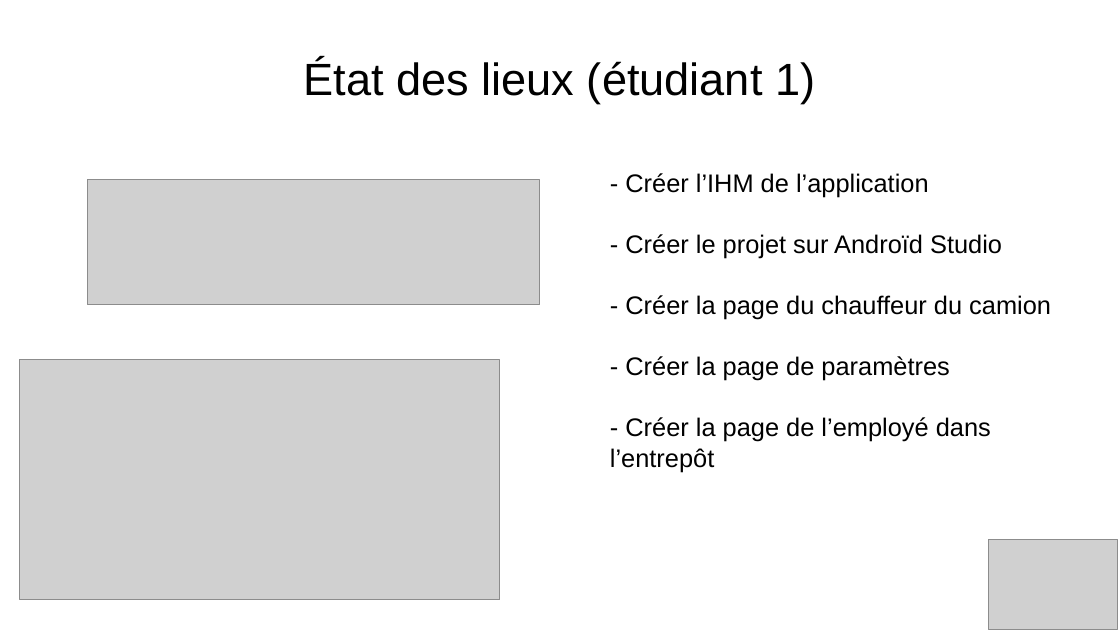
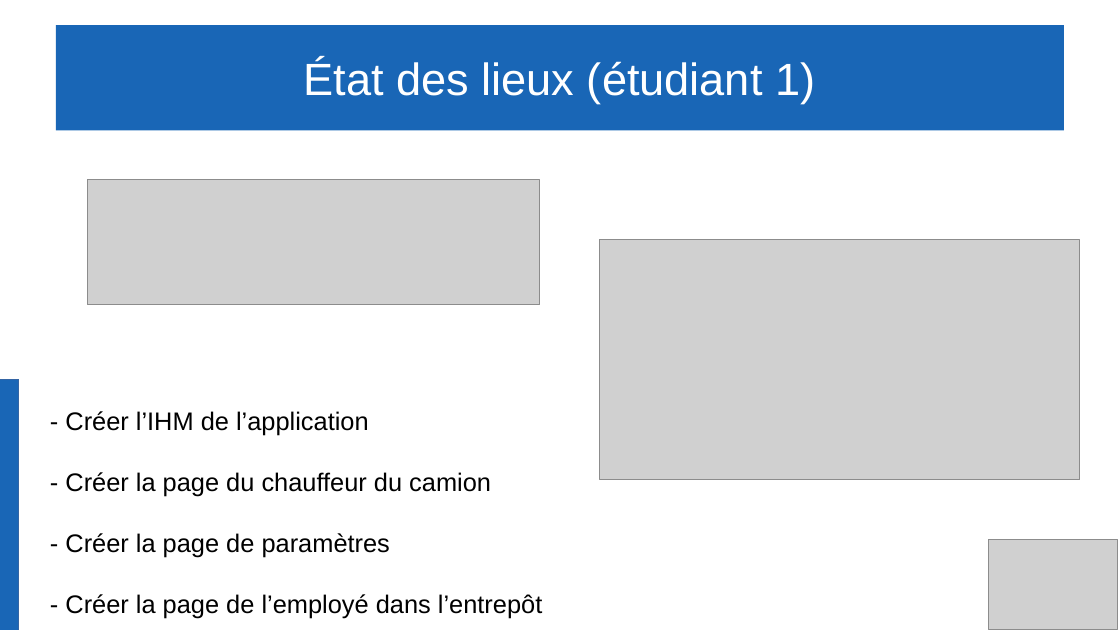
Before and after one commit to Gabin221/Tracking-BLE-documents, a slide deck: slide 26 of Revues/Revues1/presentation_yahya_andrea_gabin.odp. Drawn at 1120x630 pixels with LibreOffice and Linux fonts; fonts in the diff are those of the drawing; grey boxes stand for pictures. Boxes give left, top, right and bottom in pixels: in the first picture for what was removed or moved away, otherwise in the second. Text is boxed around its words. In the diff, an @@ line names an element or a change of style, - is before the commit and + after.

```diff
--- a/Revues/Revues1/presentation_yahya_andrea_gabin.odp
+++ b/Revues/Revues1/presentation_yahya_andrea_gabin.odp
@@ title "État des lieux (étudiant 1)": place and size @@
-title "État des lieux (étudiant 1)" at <box>304,60,815,104</box>
+title "État des lieux (étudiant 1)" at <box>56,25,1064,131</box>
@@ title "État des lieux (étudiant 1)" at <box>56,25,1064,131</box>: text colour #000000 to #FFFFFF; fill none to #1966B6 @@
@@ text at <box>625,234,1002,259</box>: paragraph removed @@
-- Créer le projet sur Androïd Studio
@@ picture: place and size @@
-picture at <box>20,360,500,600</box>
+picture at <box>601,240,1080,480</box>
@@ rectangle added at <box>0,380,19,630</box>, fill #1966B6, outline #3465A4 0 pt @@
@@ text "- Créer l’IHM de l’application": place and size @@
-text "- Créer l’IHM de l’application" at <box>610,173,1051,472</box>
+text "- Créer l’IHM de l’application" at <box>65,411,542,618</box>
```
Also in this commit, not shown: 22 other slides changed, 1 other file.
